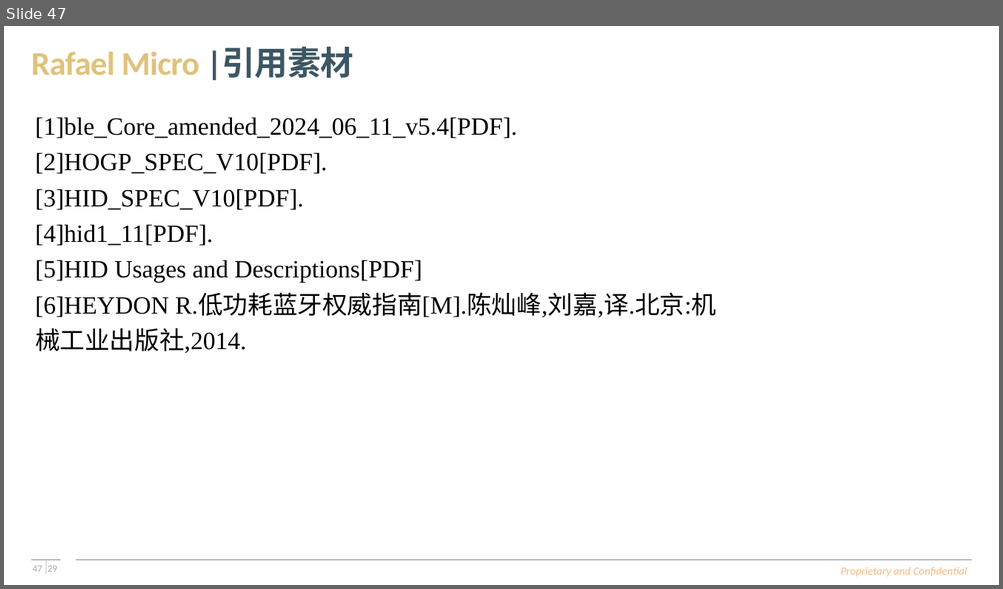
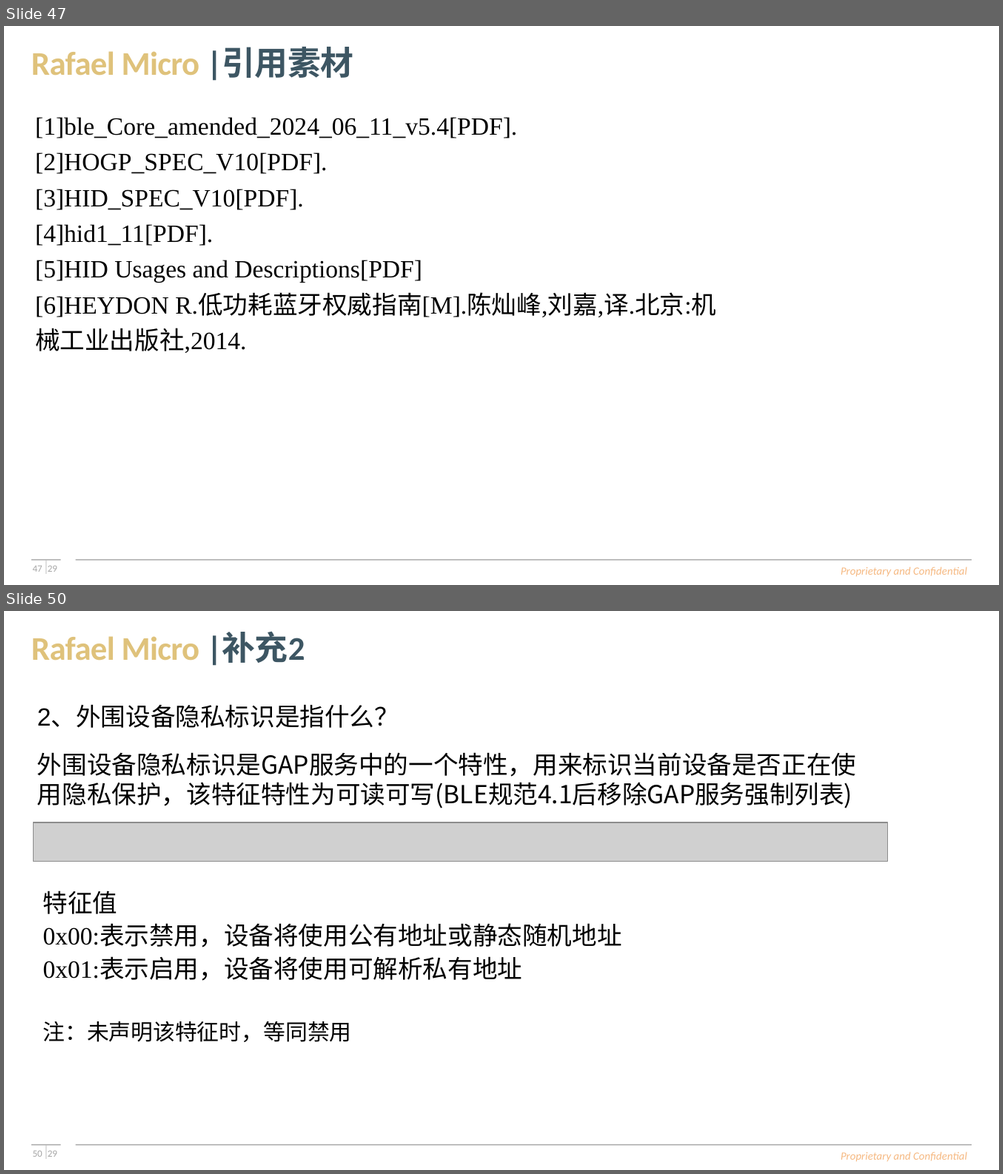
Before and after one commit to SimonLee584/rt58x_alpha_training_maindev, a slide deck: Meeting_Doc/Part-II_Ble_Spec/BLE学习报告(许浩彬).pptx. Shown one above the other, each under a label of ours: slide 47 before the commit, slides 47 and 50 after it; the slides between them are not shown. The pictures are 1003x589 and 1003x1174 pixels, drawn with LibreOffice and Linux fonts; fonts in the diff are those of the drawing; grey boxes stand for pictures; background and template pictures are left out. Boxes give left, top, right and bottom in pixels: in the first picture for what was removed or moved away, otherwise in the second. Text is boxed around its words. In the diff, an @@ line names an element or a change of style, - is before the commit and + after.

```diff
--- a/Meeting_Doc/Part-II_Ble_Spec/BLE学习报告(许浩彬).pptx
+++ b/Meeting_Doc/Part-II_Ble_Spec/BLE学习报告(许浩彬).pptx
@@ slide 50 added at [4,611,999,1170], background #FFFFFF; not listed: 8 template elements that a slide beside it also shows @@
@@ text added at [31,632,305,666], 24 pt, text #DFC27B, bold @@
+Rafael Micro |补充2
@@ text added at [37,706,399,728], 18 pt, text #000000 @@
+2、外围设备隐私标识是指什么？
@@ text added at [37,752,856,809], 18 pt, text #000000 @@
+外围设备隐私标识是GAP服务中的一个特性，用来标识当前设备是否正在使用隐私保护，该特征特性为可读可写(BLE规范4.1后移除GAP服务强制列表)
@@ picture added at [33,823,887,862] @@
@@ text added at [43,891,622,1042], 18 pt, text #000000 @@
+特征值
+0x00:表示禁用，设备将使用公有地址或静态随机地址
+0x01:表示启用，设备将使用可解析私有地址
+注：未声明该特征时，等同禁用
```
Also in this commit, not shown: 5 slides changed, 4 other slides added.
